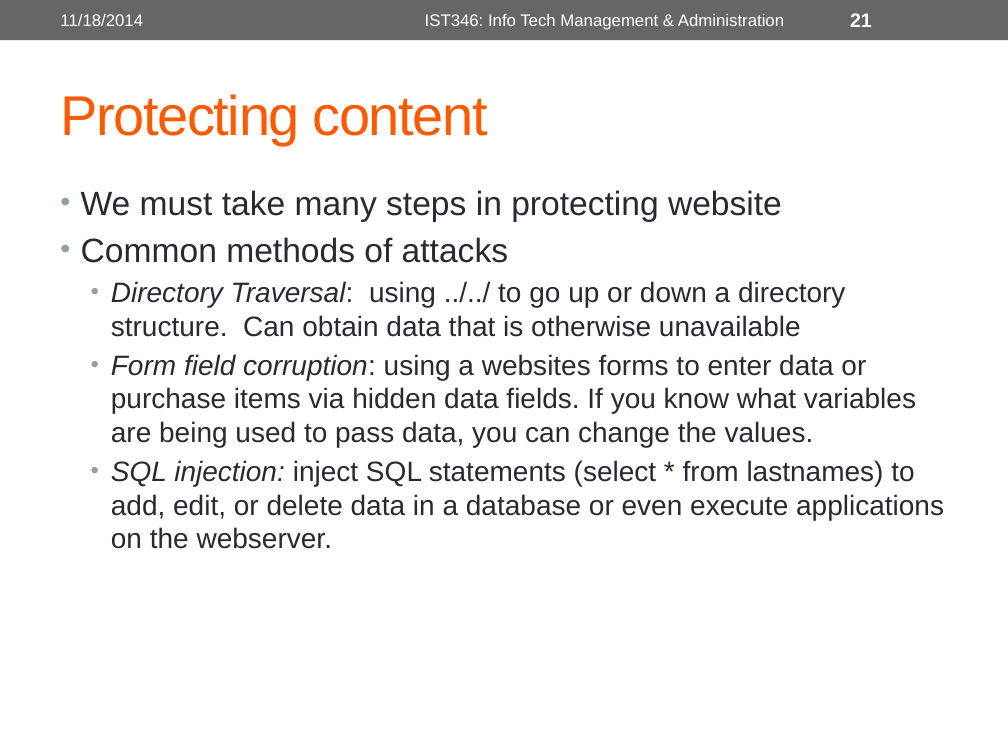
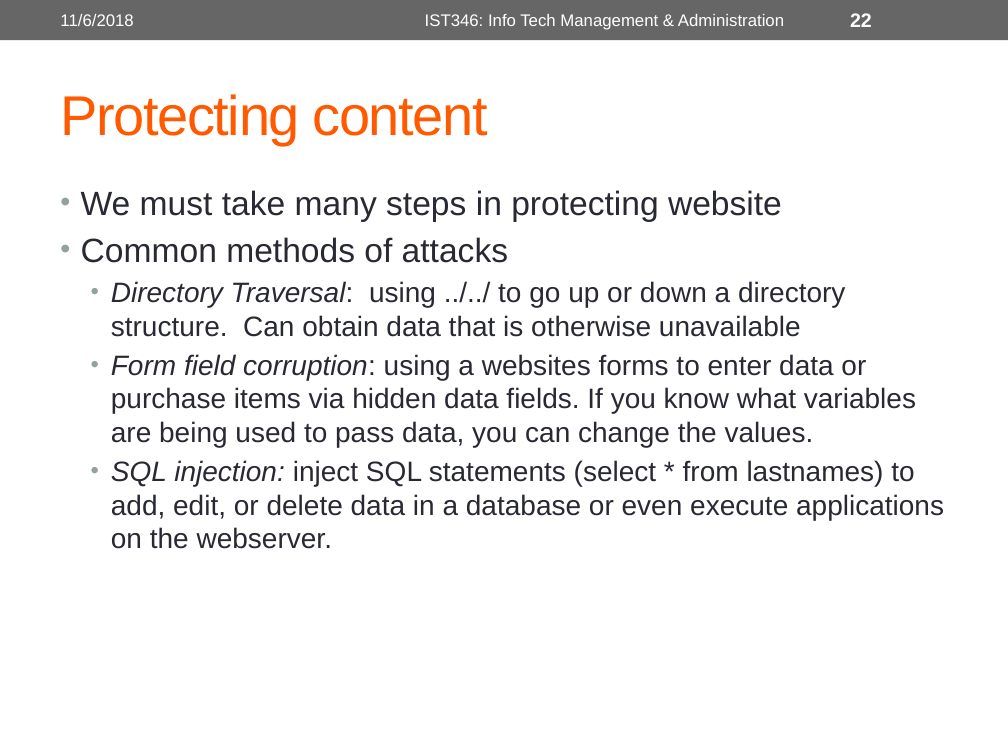
Before and after one commit to orstewar/ist346-content, a slide deck: slide 22 of content/22-lecture-web-services.pptx (slide 21 before the commit). Drawn at 1008x756 pixels with LibreOffice and Linux fonts; fonts in the diff are those of the drawing. Boxes give left, top, right and bottom in pixels: in the first picture for what was removed or moved away, otherwise in the second. Text is boxed around its words. In the diff, an @@ line names an element or a change of style, - is before the commit and + after.

```diff
--- a/content/22-lecture-web-services.pptx
+++ b/content/22-lecture-web-services.pptx
@@ text at bbox=[60, 14, 133, 26]: text changed @@
-11/18/2014
+11/6/2018
@@ page number at bbox=[850, 13, 872, 27]: text changed @@
-21
+22
```
Also in this commit, not shown: 22 other slides changed, 2 slides added, 1 slide removed, 1 other file.
